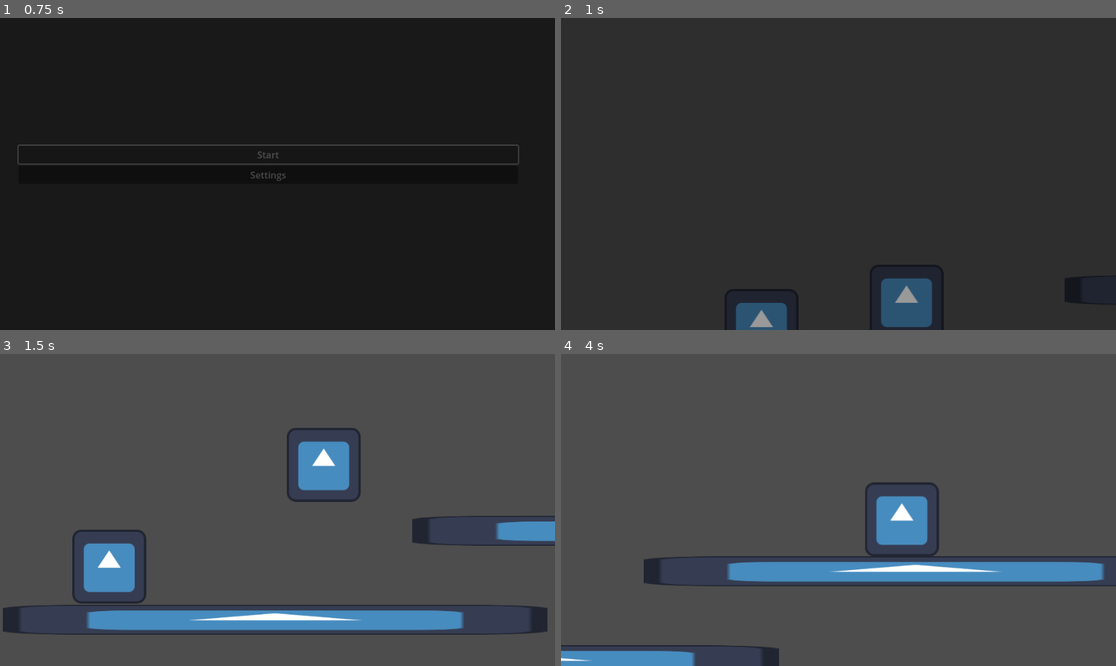
Above: before the commit, frames 1-4 (two rows, left to right).
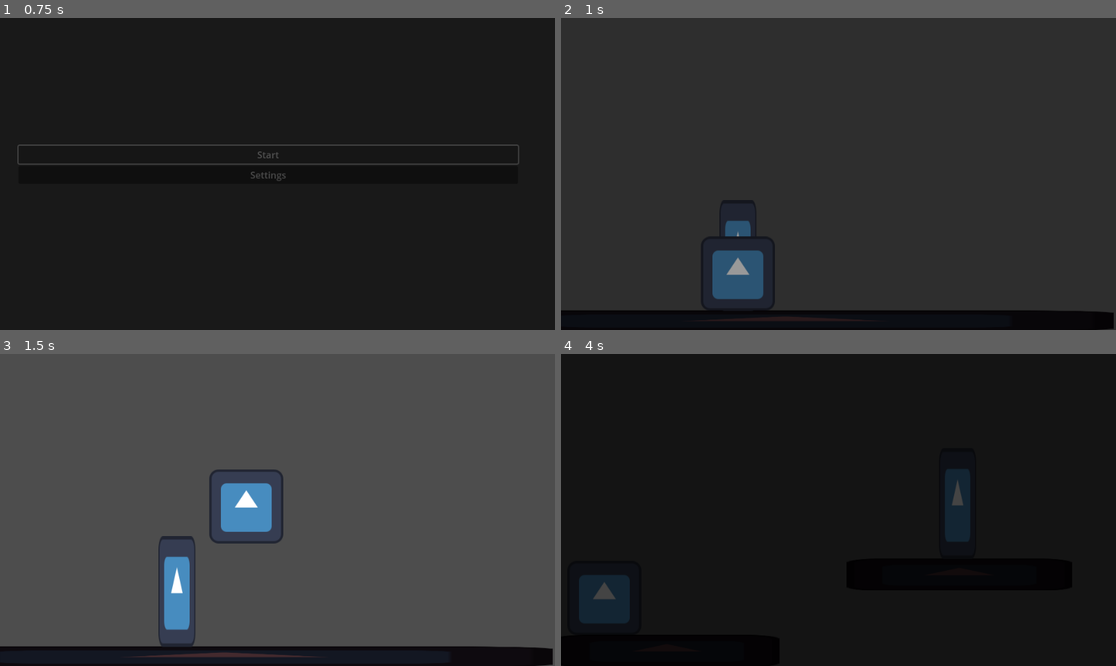
Above: after the commit, the same moments.

Repository: veggie-works/star-gazer
Game: Godot game, scene res://scenes/main.tscn
Two runs of this game, one before a commit and one after it. Both use one fixed random seed, a clock stepped at 60 frames per second and the inputs below. The engine's default icon, where the game draws it, is replaced by a stand-in: a white triangle on a blue panel in a dark square.
Inputs (mouse positions are in pixels of both pictures, inside the frame that each line leads up to):
- Up to frame 1 (0.75 s): click "Start" at 0.5 s
- Up to frame 2 (1 s): no input
- Up to frame 3 (1.5 s): tap Enter at 1.25 s; move the mouse to (399, 494) at 1.27 s; hold Right (move_right) from 1.28 s (still down); hold Z (jump) from 1.28 s (still down); click (399, 494) at 1.42 s
- Up to frame 4 (4 s): move the mouse to (727, 525) at 2.02 s; release Right (move_right) at 2.03 s; release Z (jump) at 2.03 s; hold Left (move_left) 2.03-2.78 s; tap Z (jump) at 2.1, 2.27, 2.57, 3.6, 3.77 s; move the mouse to (894, 441) at 2.77 s; hold Z (jump) 2.78-3.53 s; hold Right (move_right) from 2.78 s (still down); move the mouse to (810, 572) at 3.52 s; click (810, 572) at 3.67 s

Frame 1 is identical in both runs. In frame 2, 9.4% of the frame differs, in the area x 0-100%, y 58-100%; in frame 3, 19%; in frame 4, 100%, in the area x 0-100%, y 0-100%.

Commit message:
Scene transitions, fixed saving

Diff:
--- a/project.godot
+++ b/project.godot
@@ -52,9 +52,10 @@
 
 [layer_names]
 
-2d_physics/layer_2="player"
-2d_physics/layer_3="terrain"
-2d_physics/layer_4="interactive"
+2d_physics/layer_1="player"
+2d_physics/layer_2="terrain"
+2d_physics/layer_3="interactive"
+2d_physics/layer_4="door"
 2d_physics/layer_5="enemy"
 2d_physics/layer_6="player attack"
 2d_physics/layer_7="enemy attack"
--- /dev/null
+++ b/resources/saves/new_save.tres
@@ -0,0 +1,8 @@
+[gd_resource type="Resource" script_class="SaveData" load_steps=2 format=3 uid="uid://bpq25ufu805u1"]
+
+[ext_resource type="Script" path="res://scripts/autoload/save_manager/save_data.gd" id="1_plc0g"]
+
+[resource]
+script = ExtResource("1_plc0g")
+save_scene = "res://scenes/levels/level_0.tscn"
+save_position = Vector2(306, 475)
--- a/scenes/actors/grounded/player/player.tscn
+++ b/scenes/actors/grounded/player/player.tscn
@@ -1,7 +1,10 @@
-[gd_scene load_steps=3 format=3 uid="uid://bmqoaf40cddce"]
+[gd_scene load_steps=4 format=3 uid="uid://bmqoaf40cddce"]
 
 [ext_resource type="PackedScene" uid="uid://x1nnrls1fmdm" path="res://scenes/actors/grounded/grounded_actor.tscn" id="1_bb35l"]
 [ext_resource type="Script" path="res://scripts/actors/grounded/player/player.gd" id="2_d5awl"]
+
+[sub_resource type="RectangleShape2D" id="RectangleShape2D_wpgtc"]
+size = Vector2(128, 128)
 
 [node name="player" groups=["players"] instance=ExtResource("1_bb35l")]
 collision_layer = 1
@@ -12,3 +15,11 @@
 [node name="coyote_timer" type="Timer" parent="timers" index="0"]
 wait_time = 0.1
 one_shot = true
+
+[node name="triggers" type="Node2D" parent="." index="5"]
+
+[node name="door_trigger" type="Area2D" parent="triggers" index="0"]
+collision_mask = 0
+
+[node name="collision" type="CollisionShape2D" parent="triggers/door_trigger" index="0"]
+shape = SubResource("RectangleShape2D_wpgtc")
--- a/scenes/autoload/save_manager/save_manager.tscn
+++ b/scenes/autoload/save_manager/save_manager.tscn
@@ -1,8 +1,10 @@
-[gd_scene load_steps=2 format=3 uid="uid://gpkusswctka2"]
+[gd_scene load_steps=3 format=3 uid="uid://gpkusswctka2"]
 
 [ext_resource type="Script" path="res://scripts/autoload/save_manager/save_manager.gd" id="1_tkd10"]
+[ext_resource type="Resource" uid="uid://bpq25ufu805u1" path="res://resources/saves/new_save.tres" id="2_3wpdp"]
 
 [node name="save_manager" type="Node"]
 script = ExtResource("1_tkd10")
+default_save = ExtResource("2_3wpdp")
 
 [connection signal="tree_exiting" from="." to="." method="_on_tree_exiting"]
--- a/scenes/autoload/scene_manager/scene_manager.tscn
+++ b/scenes/autoload/scene_manager/scene_manager.tscn
@@ -1,9 +1,10 @@
-[gd_scene load_steps=4 format=3 uid="uid://j2rkiyghwlpu"]
+[gd_scene load_steps=5 format=3 uid="uid://j2rkiyghwlpu"]
 
 [ext_resource type="Script" path="res://scripts/autoload/scene_manager/scene_manager.gd" id="1_20odb"]
 [ext_resource type="PackedScene" uid="uid://vstl3bg568s7" path="res://scenes/levels/main_menu/main_menu.tscn" id="2_gibmd"]
-[ext_resource type="PackedScene" uid="uid://b5cisyivpic2s" path="res://scenes/levels/base_level.tscn" id="3_ibpr6"]
+[ext_resource type="PackedScene" uid="uid://cjivroknu3v6t" path="res://scenes/levels/level_0.tscn" id="3_cbwa3"]
+[ext_resource type="PackedScene" uid="uid://wne6neq8232w" path="res://scenes/levels/level_1.tscn" id="4_4s7p0"]
 
 [node name="scene_manager" type="Node"]
 script = ExtResource("1_20odb")
-level_scenes = Array[PackedScene]([ExtResource("2_gibmd"), ExtResource("3_ibpr6")])
+level_scenes = Array[PackedScene]([ExtResource("2_gibmd"), ExtResource("3_cbwa3"), ExtResource("4_4s7p0")])
--- /dev/null
+++ b/scenes/gameplay/cutscenes/marker.tscn
@@ -0,0 +1,3 @@
+[gd_scene format=3 uid="uid://bscvl1klfa0gh"]
+
+[node name="marker" type="Node2D"]
--- /dev/null
+++ b/scenes/gameplay/doors/door.tscn
@@ -0,0 +1,19 @@
+[gd_scene load_steps=4 format=3 uid="uid://da7mkw7n7ptqn"]
+
+[ext_resource type="Script" path="res://scripts/gameplay/doors/door.gd" id="1_f28cp"]
+[ext_resource type="PackedScene" uid="uid://bmqoaf40cddce" path="res://scenes/actors/grounded/player/player.tscn" id="2_3k2lv"]
+
+[sub_resource type="RectangleShape2D" id="RectangleShape2D_jk1gj"]
+size = Vector2(64, 64)
+
+[node name="door" type="Area2D" groups=["doors"]]
+collision_layer = 8
+script = ExtResource("1_f28cp")
+player_prefab = ExtResource("2_3k2lv")
+target_name = null
+enter_direction = null
+
+[node name="collision" type="CollisionShape2D" parent="."]
+shape = SubResource("RectangleShape2D_jk1gj")
+
+[connection signal="area_entered" from="." to="." method="_on_area_entered"]
--- /dev/null
+++ b/scenes/gameplay/environment/test/test_platform.tscn
@@ -0,0 +1,15 @@
+[gd_scene load_steps=3 format=3 uid="uid://b3e1pdirdrmas"]
+
+[ext_resource type="Texture2D" uid="uid://esc1ep35hgb2" path="res://icon.svg" id="1_pd1qj"]
+
+[sub_resource type="RectangleShape2D" id="RectangleShape2D_r6wqh"]
+size = Vector2(128, 128)
+
+[node name="test_platform" type="StaticBody2D"]
+
+[node name="sprite" type="Sprite2D" parent="."]
+modulate = Color(0.266667, 0.164706, 0.180392, 1)
+texture = ExtResource("1_pd1qj")
+
+[node name="collision" type="CollisionShape2D" parent="."]
+shape = SubResource("RectangleShape2D_r6wqh")
--- /dev/null
+++ b/scenes/gameplay/saves/save_point.tscn
@@ -0,0 +1,26 @@
+[gd_scene load_steps=5 format=3 uid="uid://cnri2gdmg878w"]
+
+[ext_resource type="Texture2D" uid="uid://esc1ep35hgb2" path="res://icon.svg" id="1_8lhm6"]
+[ext_resource type="Script" path="res://scripts/gameplay/save/save_point.gd" id="1_gv0sa"]
+[ext_resource type="PackedScene" uid="uid://bmqoaf40cddce" path="res://scenes/actors/grounded/player/player.tscn" id="2_5qw78"]
+
+[sub_resource type="RectangleShape2D" id="RectangleShape2D_cosb7"]
+size = Vector2(64, 10)
+
+[node name="save_point" type="Node2D" groups=["save_points"]]
+script = ExtResource("1_gv0sa")
+player_prefab = ExtResource("2_5qw78")
+
+[node name="sprite" type="Sprite2D" parent="."]
+position = Vector2(0, -64)
+scale = Vector2(0.5, 1.5)
+texture = ExtResource("1_8lhm6")
+
+[node name="save_area" type="Area2D" parent="."]
+collision_layer = 4
+
+[node name="collision" type="CollisionShape2D" parent="save_area"]
+position = Vector2(0, 27)
+shape = SubResource("RectangleShape2D_cosb7")
+
+[connection signal="body_entered" from="save_area" to="." method="_on_save_area_body_entered"]
--- a/scenes/levels/base_level.tscn
+++ b/scenes/levels/base_level.tscn
@@ -1,44 +1,7 @@
-[gd_scene load_steps=6 format=3 uid="uid://b5cisyivpic2s"]
+[gd_scene load_steps=2 format=3 uid="uid://b5cisyivpic2s"]
 
 [ext_resource type="Script" path="res://scripts/levels/base_level.gd" id="1_4jkmw"]
-[ext_resource type="Texture2D" uid="uid://esc1ep35hgb2" path="res://icon.svg" id="2_7gdua"]
-[ext_resource type="PackedScene" uid="uid://bmqoaf40cddce" path="res://scenes/actors/grounded/player/player.tscn" id="3_rvxfd"]
-[ext_resource type="PackedScene" uid="uid://hcdmkfmmwpmc" path="res://scenes/gameplay/cameras/custom_camera.tscn" id="4_twov0"]
-
-[sub_resource type="RectangleShape2D" id="RectangleShape2D_qb6gf"]
-size = Vector2(128, 128)
 
 [node name="base_level" type="Node2D"]
 editor_description = "Base level for all levels."
 script = ExtResource("1_4jkmw")
-
-[node name="platform0" type="StaticBody2D" parent="."]
-position = Vector2(1025, 464)
-scale = Vector2(7.36, 0.4)
-
-[node name="sprite" type="Sprite2D" parent="platform0"]
-texture = ExtResource("2_7gdua")
-
-[node name="collision" type="CollisionShape2D" parent="platform0"]
-shape = SubResource("RectangleShape2D_qb6gf")
-
-[node name="platform1" type="StaticBody2D" parent="."]
-position = Vector2(317, 618)
-scale = Vector2(7.36, 0.4)
-
-[node name="sprite" type="Sprite2D" parent="platform1"]
-texture = ExtResource("2_7gdua")
-
-[node name="collision" type="CollisionShape2D" parent="platform1"]
-shape = SubResource("RectangleShape2D_qb6gf")
-
-[node name="player" parent="." instance=ExtResource("3_rvxfd")]
-position = Vector2(281, 424)
-collision_layer = 4
-
-[node name="custom_camera" parent="." node_paths=PackedStringArray("targets") instance=ExtResource("4_twov0")]
-targets = [NodePath("../player")]
-
-[node name="Sprite2D" type="Sprite2D" parent="."]
-position = Vector2(30, 526)
-texture = ExtResource("2_7gdua")
--- /dev/null
+++ b/scenes/levels/level_0.tscn
@@ -0,0 +1,22 @@
+[gd_scene load_steps=5 format=3 uid="uid://cjivroknu3v6t"]
+
+[ext_resource type="PackedScene" uid="uid://b5cisyivpic2s" path="res://scenes/levels/base_level.tscn" id="1_qjcco"]
+[ext_resource type="PackedScene" uid="uid://b3e1pdirdrmas" path="res://scenes/gameplay/environment/test/test_platform.tscn" id="2_0xigl"]
+[ext_resource type="PackedScene" uid="uid://da7mkw7n7ptqn" path="res://scenes/gameplay/doors/door.tscn" id="3_pbco6"]
+[ext_resource type="PackedScene" uid="uid://cnri2gdmg878w" path="res://scenes/gameplay/saves/save_point.tscn" id="5_3qii8"]
+
+[node name="level_0" instance=ExtResource("1_qjcco")]
+
+[node name="test_platform" parent="." index="0" instance=ExtResource("2_0xigl")]
+position = Vector2(388, 524)
+scale = Vector2(-8.87927, 0.273856)
+
+[node name="door_right" parent="." index="1" instance=ExtResource("3_pbco6")]
+position = Vector2(896, 415)
+scale = Vector2(1, 2.8)
+target_scene = "res://scenes/levels/level_1.tscn"
+target_name = "door_left"
+enter_direction = "left"
+
+[node name="save_point" parent="." index="2" instance=ExtResource("5_3qii8")]
+position = Vector2(306, 475)
--- /dev/null
+++ b/scenes/levels/level_1.tscn
@@ -0,0 +1,26 @@
+[gd_scene load_steps=5 format=3 uid="uid://wne6neq8232w"]
+
+[ext_resource type="PackedScene" uid="uid://b5cisyivpic2s" path="res://scenes/levels/base_level.tscn" id="1_1v3q0"]
+[ext_resource type="PackedScene" uid="uid://b3e1pdirdrmas" path="res://scenes/gameplay/environment/test/test_platform.tscn" id="2_fpf12"]
+[ext_resource type="PackedScene" uid="uid://da7mkw7n7ptqn" path="res://scenes/gameplay/doors/door.tscn" id="3_iawra"]
+[ext_resource type="PackedScene" uid="uid://cnri2gdmg878w" path="res://scenes/gameplay/saves/save_point.tscn" id="4_fjv6x"]
+
+[node name="level1" instance=ExtResource("1_1v3q0")]
+
+[node name="test_platform" parent="." index="0" instance=ExtResource("2_fpf12")]
+position = Vector2(183, 514)
+scale = Vector2(3.04, 0.429688)
+
+[node name="test_platform2" parent="." index="1" instance=ExtResource("2_fpf12")]
+position = Vector2(689, 382)
+scale = Vector2(3.04, 0.429688)
+
+[node name="save_point" parent="." index="2" instance=ExtResource("4_fjv6x")]
+position = Vector2(686, 323)
+
+[node name="door_left" parent="." index="3" instance=ExtResource("3_iawra")]
+position = Vector2(25, 419)
+scale = Vector2(0.68, 2.12)
+target_scene = "res://scenes/levels/level_0.tscn"
+target_name = "door_right"
+enter_direction = "right"
--- a/scenes/ui/pause_menu/pause_menu.tscn
+++ b/scenes/ui/pause_menu/pause_menu.tscn
@@ -82,6 +82,7 @@
 grow_horizontal = 2
 grow_vertical = 2
 script = ExtResource("1_78msb")
+main_menu_scene = "res://scenes/levels/main_menu/main_menu.tscn"
 
 [node name="animator" type="AnimationPlayer" parent="."]
 libraries = {
--- a/scripts/actors/grounded/grounded_actor.gd
+++ b/scripts/actors/grounded/grounded_actor.gd
@@ -13,6 +13,8 @@
 
 ## Emitted when the actor lands
 signal landed
+## Emitted when the actor arrives at the location it was instructed to move to
+signal arrived
 
 ## The project setting's gravity value
 var gravity: float = ProjectSettings.get_setting("physics/2d/default_gravity")
@@ -53,3 +55,12 @@
 ## Move the actor in the given horizontal direction
 func move(direction: float) -> void:
 	velocity.x = direction * run_speed
+
+## Move to a target x position
+func move_to(target_x: float) -> void:
+	move(sign(target_x - global_position.x))
+	while not abs(global_position.x - target_x) <= 1:
+		if not is_inside_tree():
+			break
+		await get_tree().process_frame
+	arrived.emit()
--- a/scripts/actors/grounded/player/player.gd
+++ b/scripts/actors/grounded/player/player.gd
@@ -2,7 +2,19 @@
 class_name Player extends GroundedActor
 
 ## Timer that counts down the time the player may still jump while in the air after walking off a ledge
-@onready var coyote_timer: Timer = $timers/coyote_timer;
+@onready var coyote_timer: Timer = $timers/coyote_timer
+## The area that triggers a door to start a scene transition
+@onready var door_trigger_collider: CollisionShape2D = $triggers/door_trigger/collision
+
+## Whether input should be disabled
+var disable_input: bool
+
+## Whether the player is currently in a cutscene
+var in_cutscene: bool:
+	set(value):
+		disable_input = value
+		door_trigger_collider.set_deferred("disabled", value)
+
 
 ## Whether the player is still in coyote time
 var in_coyote_time: bool:
@@ -23,6 +35,9 @@
 
 ## Update the player jump
 func update_jump() -> void:
+	if disable_input:
+		return
+
 	if InputManager.is_buffered("jump") and (is_grounded() or in_coyote_time):
 		coyote_timer.stop()
 		jump()
@@ -38,5 +53,8 @@
 
 ## Check for movement inputs and move the player accordingly
 func update_movement_inputs() -> void:
+	if disable_input:
+		return
+
 	var direction = Input.get_axis("move_left", "move_right")
 	move(direction)
--- /dev/null
+++ b/scripts/autoload/save_manager/save_data.gd
@@ -0,0 +1,8 @@
+## Contains data about a particular save slot
+class_name SaveData extends Resource
+
+## The name of the scene that the player last saved at
+@export_file("*.tscn") var save_scene: String
+
+## The player's position during the last save
+@export var save_position: Vector2
--- a/scripts/autoload/save_manager/save_manager.gd
+++ b/scripts/autoload/save_manager/save_manager.gd
@@ -7,11 +7,14 @@
 ## The path to the file containing global game settings
 const SETTINGS_PATH: String = "user://settings.tres"
 
+## The default save configuration if a new game is started
+@export var default_save: SaveData
+
 ## The current settings instance
 var settings := Settings.new()
 
 ## The currently loaded save game data
-var save_data: Dictionary
+var save_data: SaveData
 
 ## The ID of the selected profile
 var selected_profile_id: int = 0
@@ -19,7 +22,7 @@
 ## The location of the selected profile's save file
 var save_path: String:
 	get:
-		return "user://%s%d.json" % [SAVE_FILE_NAME, selected_profile_id]
+		return "user://%s%d.tres" % [SAVE_FILE_NAME, selected_profile_id]
 
 func _init() -> void:
 	settings = load_settings()
@@ -30,22 +33,16 @@
 	save_data = load_game_data()
 
 ## Load game data from disk
-func load_game_data() -> Dictionary:
-	if not FileAccess.file_exists(save_path):
+func load_game_data() -> SaveData:
+	if not ResourceLoader.exists(save_path):
 		print("No save data found, creating new save")
-		return {}
-
-	var save_file = FileAccess.open(save_path, FileAccess.READ)
-	var save_json = JSON.new()
-	if save_json.parse(save_file.get_as_text()) != OK:
-		printerr("Error parsing save data")
-		return {}
-
-	return save_json.data
+		return default_save
+	return ResourceLoader.load(save_path)
 
 ## Load settings from disk
 func load_settings() -> Settings:
 	if not ResourceLoader.exists(SETTINGS_PATH):
+		print("No settings found, creating new settings")
 		return Settings.new()
 	return ResourceLoader.load(SETTINGS_PATH)
 
@@ -56,15 +53,7 @@
 
 ## Save game data to disk
 func save_game_data() -> void:
-	var save_file = FileAccess.open(save_path, FileAccess.WRITE)
-	var save_nodes = get_tree().get_nodes_in_group("save")
-	for save_node in save_nodes:
-		if not save_node.has_method("save"):
-			continue
-		var node_data = save_node.call("save")
-		var json_string = JSON.stringify(node_data)
-		save_file.store_line(json_string)
-	save_file.close()
+	ResourceSaver.save(save_data, save_path)
 
 ## Save settings to disk
 func save_settings() -> void:
--- a/scripts/autoload/scene_manager/scene_manager.gd
+++ b/scripts/autoload/scene_manager/scene_manager.gd
@@ -8,25 +8,26 @@
 @onready var screen: Viewport = get_node("/root/main/screen_container/screen")
 
 ## Emitted whenever a scene changes
-signal scene_changed(old_scene: BaseLevel, new_scene: BaseLevel)
+signal scene_changed(old_scene: String, new_scene: String)
+
+## The currently loaded scene
+var current_scene: String
 
 ## Change to a new scene
-func change_scene(scene_type: GDScript) -> void:
+func change_scene(scene_path: String, door_name: String = "") -> void:
 	var fader: BaseUI = UIManager.open_ui(Fader)
-	var old_scene = get_tree().current_scene
+	var old_scene = current_scene
+	current_scene = scene_path
+	var loaded_scene: PackedScene = load(scene_path)
 	await fader.faded_in
 	for child in screen.get_children():
 		screen.remove_child(child)
-	var scenes: Array[PackedScene] = level_scenes.filter(func(scene):
-		var scene_state = scene.get_state()
-		for i in range(0, scene_state.get_node_property_count(0)):
-			var prop_value = scene_state.get_node_property_value(0, i)
-			if prop_value is GDScript and prop_value == scene_type:
-				return prop_value
-	)
-	if len(scenes) > 0:
-		var instantiated_scene: BaseLevel = scenes[0].instantiate()
-		screen.add_child(instantiated_scene)
-		scene_changed.emit(old_scene, instantiated_scene)
-	UIManager.close_ui(Fader)
+	var instantiated_scene: Node = loaded_scene.instantiate()
+	screen.add_child(instantiated_scene)
+	scene_changed.emit(old_scene, scene_path)
+	if len(door_name) > 0:
+		var doors = get_tree().get_nodes_in_group("doors").filter(func(door): return door.name == door_name)
+		if len(doors) > 0 and doors[0] is Door:
+			doors[0].enter_from.call_deferred()
+	fader.close()
 	await fader.faded_out
--- /dev/null
+++ b/scripts/gameplay/doors/door.gd
@@ -0,0 +1,48 @@
+## A transition from or into another scene
+class_name Door extends Node2D
+
+## The player prefab to spawn at the door when entering from a different scene
+@export var player_prefab: PackedScene
+
+## The scene that this door transitions to when entered
+@export_file("*.tscn") var target_scene: String
+
+## The name of the door that this door leads to in the next scene
+@export var target_name: String
+
+## The direction the player should enter from this door
+@export_enum("left", "right", "top", "down") var enter_direction = "left"
+
+## The door's collision shape
+@onready var collision: CollisionShape2D = $collision
+
+## The root of the level scene that contains this door
+@onready var level_root: Node = get_owner()
+
+## Walk the player from this door into the scene
+func enter_from() -> void:
+	var player: Player = player_prefab.instantiate()
+	collision.disabled = true
+	level_root.add_child(player)
+	player.in_cutscene = true
+	player.global_position = global_position
+	var target_sign: float = 1
+	match enter_direction:
+		"left":
+			target_sign = -1
+		"top", "bottom":
+			target_sign = 0
+	var target_x = global_position.x + target_sign * (collision.shape.get_rect().size.x / 2 + player.get_node("collision").shape.get_rect().size.x / 2 + 4)
+	player.move_to(target_x)
+	await player.arrived
+	collision.disabled = false
+	player.in_cutscene = false
+
+func _on_area_entered(area: Area2D) -> void:
+	var body: Node = area.get_owner()
+	if body is Player:
+		body.in_cutscene = true
+		var target_sign: float = sign(global_position.x - body.global_position.x)
+		var target_x: float = global_position.x + target_sign * (collision.shape.get_rect().size.x / 2 + body.get_node("collision").shape.get_rect().size.x / 2 + 64)
+		body.move_to(target_x)
+		SceneManager.change_scene(target_scene, target_name)
--- /dev/null
+++ b/scripts/gameplay/save/save_point.gd
@@ -0,0 +1,23 @@
+## An object where the player may save their game
+class_name SavePoint extends Node2D
+
+## The player prefab to instantiate on load
+@export var player_prefab: PackedScene
+
+## The root of the level scene that this save point is located in
+@onready var level_root: BaseLevel = get_owner()
+
+## Load this save point as the last save
+func load_save() -> void:
+	var player: Player = player_prefab.instantiate()
+	level_root.add_child(player)
+	player.global_position = SaveManager.save_data.save_position
+
+## Save the game
+func save() -> void:
+	SaveManager.save_data.save_scene = SceneManager.current_scene
+	SaveManager.save_data.save_position = global_position
+
+func _on_save_area_body_entered(body: PhysicsBody2D):
+	if body is Player:
+		save()
--- a/scripts/levels/base_level.gd
+++ b/scripts/levels/base_level.gd
@@ -1,2 +1,10 @@
 ## Base class for all levels in the game
 class_name BaseLevel extends Node
+
+func _ready() -> void:
+	var save_points: Array[Node] = get_tree().get_nodes_in_group("save_points")
+	for save_point in save_points:
+		if save_point is SavePoint:
+			if (save_point.global_position - SaveManager.save_data.save_position).length() <= 0.1:
+				save_point.load_save()
+				return
--- a/scripts/levels/main_menu/main_menu.gd
+++ b/scripts/levels/main_menu/main_menu.gd
@@ -1,3 +1,4 @@
+## The game's main menu
 class_name MainMenu extends BaseLevel
 
 ## Parent container of menu buttons list
@@ -14,8 +15,8 @@
 
 func _on_start_button_pressed() -> void:
 	UIManager.create_ui(PauseMenu, true)
-	SceneManager.change_scene(BaseLevel)
-
+	SaveManager.load_game(0)
+	SceneManager.change_scene(SaveManager.save_data.save_scene)
 
 func _on_settings_ui_hidden():
 	margin_container.show()
--- a/scripts/ui/pause_menu/pause_menu.gd
+++ b/scripts/ui/pause_menu/pause_menu.gd
@@ -1,5 +1,8 @@
 ## The menu that appears when you pause the game
 class_name PauseMenu extends BaseUI
+
+## The name of the scene that loads when quitting from the pause menu
+@export_file(".tscn") var main_menu_scene: String
 
 ## Controls the pause menu's animations
 @onready var animator: AnimationPlayer = $animator
@@ -66,7 +69,7 @@
 
 func _on_quit_confirm_pressed() -> void:
 	close()
-	SceneManager.change_scene(MainMenu)
+	SceneManager.change_scene(main_menu_scene)
 
 func _on_quit_cancel_pressed() -> void:
 	quit_warning.hide()
